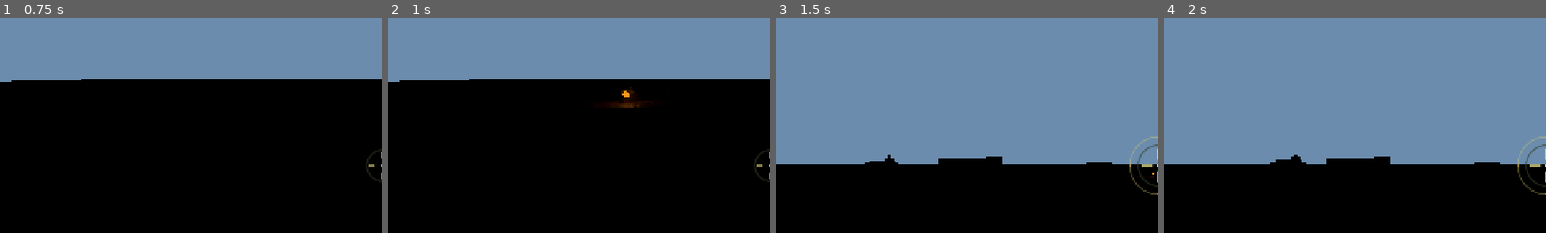
Above: before the commit, frames 1-4 (left to right).
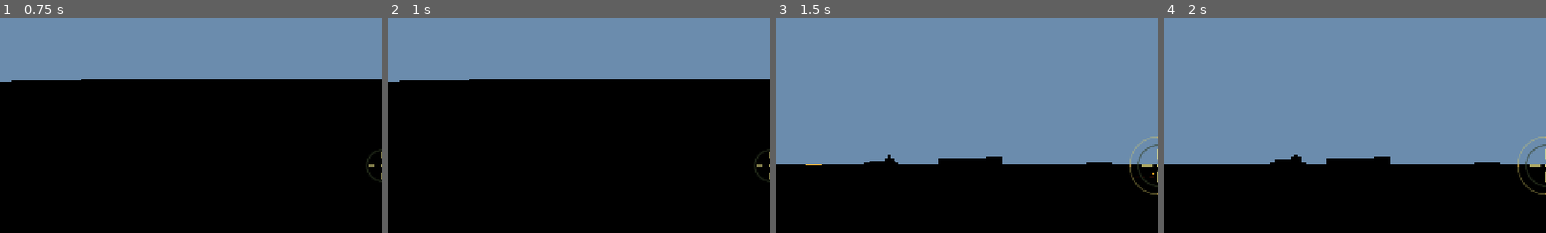
Above: after the commit, the same moments.

Repository: ivanivorontsov-sudo/ironwake-android
Game: Godot game, scene res://scenes/battle.tscn
Two runs of this game, one before a commit and one after it. Both use one fixed random seed, a clock stepped at 60 frames per second and the inputs below. This scene is started directly instead of the project's main scene.
Inputs:
- Up to frame 1 (0.75 s): click "ОГОНЬ" at 0.5 s
- Up to frame 2 (1 s): no input
- Up to frame 3 (1.5 s): click "КАМЕРА" at 1.25 s
- Up to frame 4 (2 s): no input
The pictures show only the part of the screen within x 0-50%, y 16-66%; the shares and areas given below are measured in that part.

Frame 1 is identical in both runs. In frame 2, 0.4% of the frame differs, in the area x 57-68%, y 32-42%; in frame 3, less than 0.1%; in frame 4, less than 0.1%.
Error in both runs: Invalid assignment of property or key 'glow_levels_1' with value of type 'float' on a base object of type 'Environment'. (res://scripts/graphics/battle_environ…

Commit message:
gameplay: make AI more forgiving for aiming

Diff:
--- a/godot/Ironwake/scripts/sim/local_bot_ai.gd
+++ b/godot/Ironwake/scripts/sim/local_bot_ai.gd
@@ -1,10 +1,11 @@
 class_name LocalBotAI
 extends RefCounted
-## Chase / engage bots: aim at player, hold lead, fire when on target.
+## Deliberately forgiving bots: human-friendly reaction, aim error and fire cadence.
 
 var sim: LocalBattleSim
 var _timers: Dictionary = {}  # id -> retarget timer
 var _engage_side: Dictionary = {}  # id -> circle side (+1/-1)
+var _reaction: Dictionary = {}
 
 
 func _init(p_sim: LocalBattleSim) -> void:
@@ -37,7 +38,8 @@
 		_timers[u.id] = float(_timers.get(u.id, 0.0)) - dt
 		if float(_timers.get(u.id, 0.0)) <= 0.0:
 			u.target_id = _pick_target(u)
-			_timers[u.id] = randf_range(0.45, 0.95)
+			_timers[u.id] = randf_range(0.9, 1.6)
+			_reaction[u.id] = randf_range(0.15, 0.32)
 			if not _engage_side.has(u.id):
 				_engage_side[u.id] = 1.0 if (hash(u.id) & 1) == 0 else -1.0
 		_drive(u, dt)
@@ -86,8 +88,11 @@
 	var aim_dist := maxf(aim_to.length(), 1.0)
 	var elev := clampf(aim_to.y / aim_dist, -0.2, 0.28)
 
-	inp.aim_yaw = aim_yaw
-	inp.aim_pitch = elev
+	var reaction := float(_reaction.get(u.id, 0.22))
+	var aim_noise := reaction * 0.32
+	var phase := Time.get_ticks_msec() * 0.0015 + float(hash(u.id) & 31)
+	inp.aim_yaw = aim_yaw + sin(phase) * aim_noise
+	inp.aim_pitch = elev + cos(phase * 0.73) * aim_noise * 0.55
 
 	var yaw_err := _angle_diff(desired_yaw, u.yaw)
 	var side: float = float(_engage_side.get(u.id, 1.0))
@@ -111,9 +116,9 @@
 
 	var aim_err := absf(_angle_diff(aim_yaw, u.turret_yaw))
 	var pitch_err := absf(elev - u.gun_pitch)
-	if aim_err < 0.10 and pitch_err < 0.12 and dist < 95.0 and u.reload_timer <= 0.0:
+	if aim_err < 0.075 and pitch_err < 0.09 and dist < 75.0 and u.reload_timer <= 0.0 and randf() < sim.bot_difficulty * 0.42:
 		inp.fire = true
-	elif aim_err < 0.18 and dist < 55.0 and u.reload_timer <= 0.0 and randf() < 0.35:
+	elif aim_err < 0.13 and dist < 48.0 and u.reload_timer <= 0.0 and randf() < sim.bot_difficulty * 0.12:
 		inp.fire = true
 
 	u.pending_input = inp
